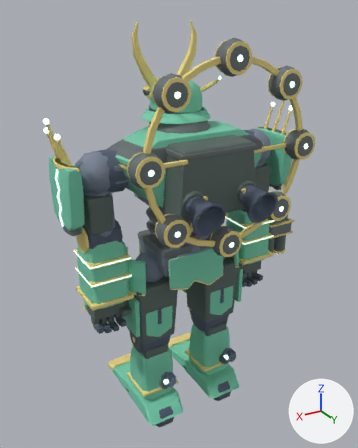
A saved change to the Blender file art/blender/roster/raijin-production.blend.
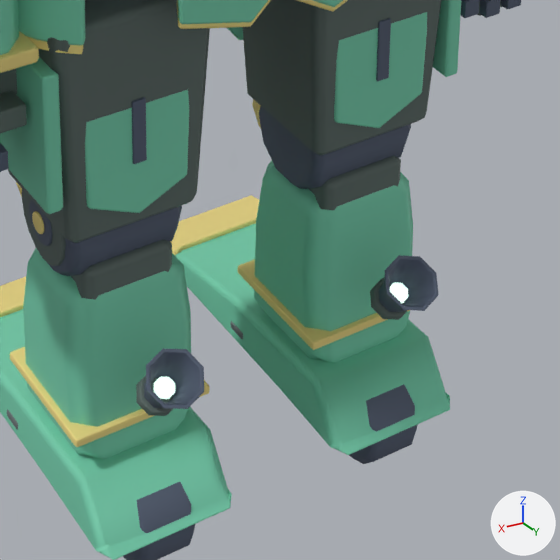
Old and new are each drawn whole from a 50 mm camera at (6.22, 10.27, 10.95) aimed at (0.0, -0.11, 5.76) and again close up on the part from 35% to 75% of the width and 63% to 95% of the height. Every picture has the same lights, and +X, +Y and +Z are marked at lower right. The first two pictures are the older version.

In view in the first close-up: 'Thigh / rear split armor.016', 'Thigh / rear split armor.017', 'raijin / ankleL / P / 192', 'raijin / ankleR / P / 217', 'raijin / hipL / F / 213', 'raijin / hipL / P / 215', 'raijin / hipR / F / 238', 'raijin / kneeL / D / 202', 'raijin / kneeL / D / 207', 'raijin / kneeL / F / 204', 'raijin / kneeL / F / 208', 'raijin / kneeL / G / 212', 'raijin / kneeR / D / 227', 'raijin / kneeR / D / 232', 'raijin / kneeR / F / 233', 'raijin / kneeR / G / 237', 'raijin / sculpted kneeL / 205', 'raijin / sculpted kneeR / 230' and 29 more.
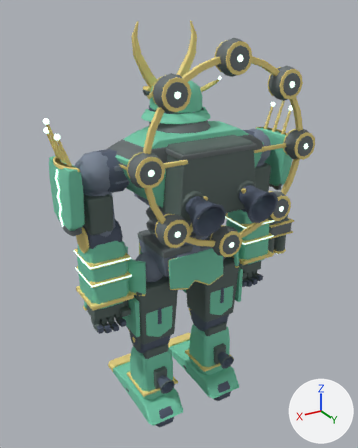
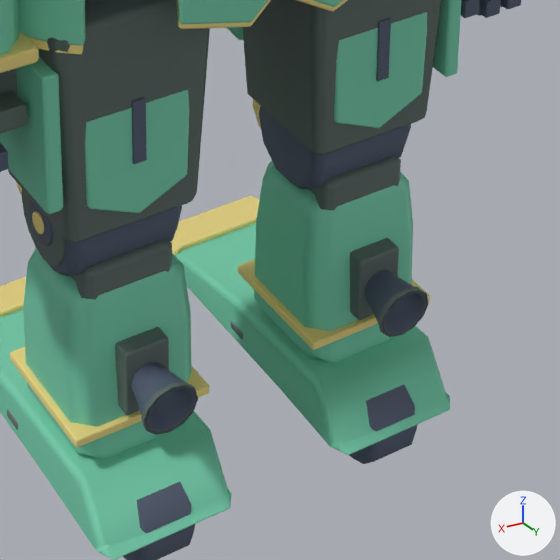
Where the change shows, as pixel boxes [x1, y1, x2, y2] in the close-ups (560 x 560 px):
'Calf jet / recessed bell.026', added (dark blue): after [131, 361, 198, 434]
'raijin / kneeL / D / 207', deleted (dark blue): before [144, 348, 204, 409]
'Calf jet / embedded mounting shoe.026', added: after [115, 327, 169, 415]
'raijin / kneeR / D / 232', deleted (dark blue): before [379, 255, 438, 312]
'Calf jet / recessed bell.027', added (dark blue): after [365, 270, 428, 336]
'Calf jet / embedded mounting shoe.027', added: after [350, 238, 399, 320]
'Calf jet / outlet rim.026', added: after [141, 381, 198, 435]
'Calf jet / outlet rim.027', added: after [378, 287, 429, 337]
'raijin / kneeL / F / 208', deleted: before [136, 375, 173, 416]
'raijin / kneeR / F / 233', deleted: before [370, 278, 408, 320]
'raijin / kneeL / G / 212', deleted: before [154, 377, 175, 399]
'raijin / kneeR / G / 237', deleted: before [390, 283, 408, 303]

The change, as a diff of the scene's bpy script:
```diff
--- a/art/blender/roster/raijin-production.blend.py
+++ b/art/blender/roster/raijin-production.blend.py
@@ ob_raijin___kneel___d___207 @@
-ob_raijin___kneel___d___207 = bpy.data.objects.new('raijin / kneeL / D / 207', me_raijin___kneel___d___207_002)
@@ ob_raijin___kneel___f___208 @@
-ob_raijin___kneel___f___208 = bpy.data.objects.new('raijin / kneeL / F / 208', me_raijin___kneel___f___208_002)
@@ ob_raijin___kneel___g___212 @@
-ob_raijin___kneel___g___212 = bpy.data.objects.new('raijin / kneeL / G / 212', me_raijin___kneel___g___212_002)
@@ ob_raijin___kneer___d___232 @@
-ob_raijin___kneer___d___232 = bpy.data.objects.new('raijin / kneeR / D / 232', me_raijin___kneer___d___232_002)
@@ ob_raijin___kneer___f___233 @@
-ob_raijin___kneer___f___233 = bpy.data.objects.new('raijin / kneeR / F / 233', me_raijin___kneer___f___233_002)
@@ ob_raijin___kneer___g___237 @@
-ob_raijin___kneer___g___237 = bpy.data.objects.new('raijin / kneeR / G / 237', me_raijin___kneer___g___237_002)
@@ ob_calf_jet___outlet_rim_027 @@
+ob_calf_jet___outlet_rim_027 = bpy.data.objects.new('Calf jet / outlet rim.027', me_calf_jet___outlet_rim_027)  # 48 vertices, 28 faces; spans x -0.22..0.22, y 0.913..1.005, z -1.362..-0.922; in mat_raijin___f_002 (dark grey #5a6965); modifiers BEVEL, WEIGHTED_NORMAL
+ob_calf_jet___outlet_rim_027.parent = ob_jnt___kneer_013
+ob_calf_jet___outlet_rim_027.location = (0.0, 0.0, 0.0)
@@ ob_calf_jet___recessed_bell_027 @@
+ob_calf_jet___recessed_bell_027 = bpy.data.objects.new('Calf jet / recessed bell.027', me_calf_jet___recessed_bell_027)  # 72 vertices, 52 faces; spans x -0.22..0.22, y 0.581..1.005, z -1.362..-0.925; in mat_raijin___d_002 (dark blue #515c70); modifiers BEVEL, WEIGHTED_NORMAL
+ob_calf_jet___recessed_bell_027.parent = ob_jnt___kneer_013
+ob_calf_jet___recessed_bell_027.location = (0.0, 0.0, 0.0)
@@ ob_calf_jet___embedded_mounting_shoe_027 @@
+ob_calf_jet___embedded_mounting_shoe_027 = bpy.data.objects.new('Calf jet / embedded mounting shoe.027', me_calf_jet___embedded_mounting_shoe_027)  # a box spanning x -0.182..0.182, y 0.421..0.651, z -1.375..-0.825; in mat_raijin___f_002 (dark grey #5a6965); modifiers BEVEL, WEIGHTED_NORMAL
+ob_calf_jet___embedded_mounting_shoe_027.parent = ob_jnt___kneer_013
+ob_calf_jet___embedded_mounting_shoe_027.location = (0.0, 0.0, 0.0)
@@ ob_calf_jet___outlet_rim_026 @@
+ob_calf_jet___outlet_rim_026 = bpy.data.objects.new('Calf jet / outlet rim.026', me_calf_jet___outlet_rim_027.copy())  # modifiers BEVEL, WEIGHTED_NORMAL
+ob_calf_jet___outlet_rim_026.parent = ob_jnt___kneel_013
+ob_calf_jet___outlet_rim_026.location = (0.0, 0.0, 0.0)
@@ ob_calf_jet___recessed_bell_026 @@
+ob_calf_jet___recessed_bell_026 = bpy.data.objects.new('Calf jet / recessed bell.026', me_calf_jet___recessed_bell_027.copy())  # modifiers BEVEL, WEIGHTED_NORMAL
+ob_calf_jet___recessed_bell_026.parent = ob_jnt___kneel_013
+ob_calf_jet___recessed_bell_026.location = (0.0, 0.0, 0.0)
@@ ob_calf_jet___embedded_mounting_shoe_026 @@
+ob_calf_jet___embedded_mounting_shoe_026 = bpy.data.objects.new('Calf jet / embedded mounting shoe.026', me_calf_jet___embedded_mounting_shoe_027.copy())  # modifiers BEVEL, WEIGHTED_NORMAL
+ob_calf_jet___embedded_mounting_shoe_026.parent = ob_jnt___kneel_013
+ob_calf_jet___embedded_mounting_shoe_026.location = (0.0, 0.0, 0.0)
```
